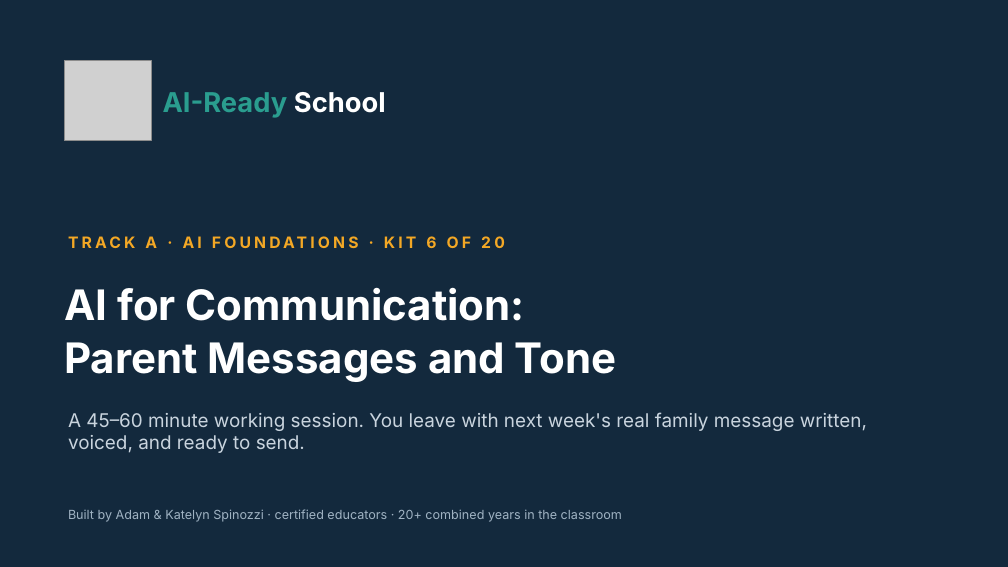
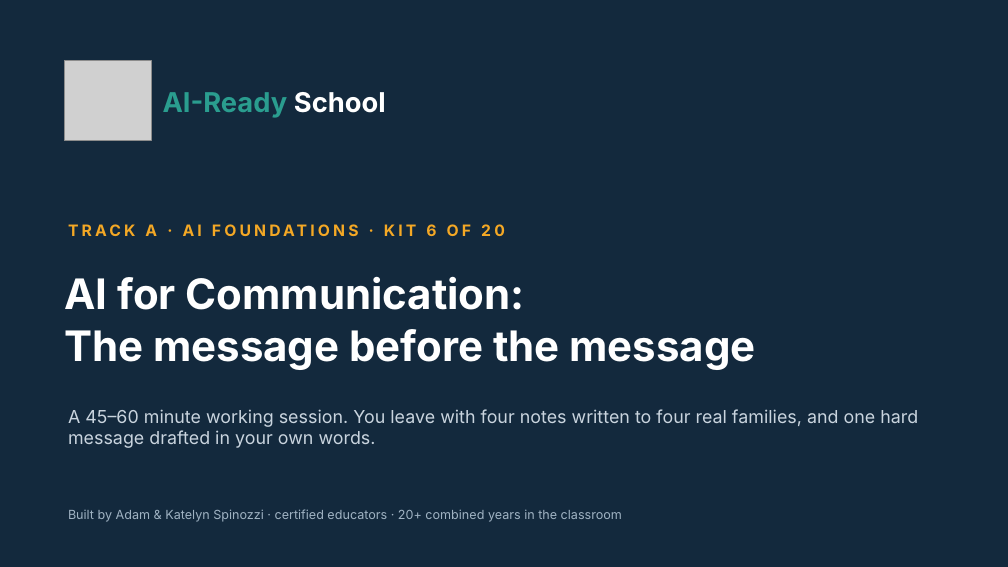
Before and after one commit to aspinozzi1/Ai-School-Ready, a slide deck: slide 1 of kits/kit06/Kit06_PresentationDeck.pptx. Drawn at 1008x567 pixels with LibreOffice and Linux fonts; fonts in the diff are those of the drawing; grey boxes stand for pictures. Boxes give left, top, right and bottom in pixels: in the first picture for what was removed or moved away, otherwise in the second. Text is boxed around its words. In the diff, an @@ line names an element or a change of style, - is before the commit and + after.

```diff
--- a/kits/kit06/Kit06_PresentationDeck.pptx
+++ b/kits/kit06/Kit06_PresentationDeck.pptx
@@ text "TRACK A · AI FOUNDATIONS ...": place and size @@
-text "TRACK A · AI FOUNDATIONS ..." at [95,236,436,248]
+text "TRACK A · AI FOUNDATIONS ..." at [95,224,436,236]
@@ text "AI for Communication:": place and size @@
-text "AI for Communication:" at [64,287,617,382]
+text "AI for Communication:" at [64,276,756,370]
@@ text at [64,329,756,370]: text changed @@
-Parent Messages and Tone
+The message before the message
@@ text at [68,409,918,448]: text changed; size 18 to 17 pt @@
-A 45–60 minute working session. You leave with next week's real family message written, voiced, and ready to send.
+A 45–60 minute working session. You leave with four notes written to four real families, and one hard message drafted in your own words.
```
Also in this commit, not shown: 2 other slides changed, 29 slides added, 32 slides removed, 20 other files.
